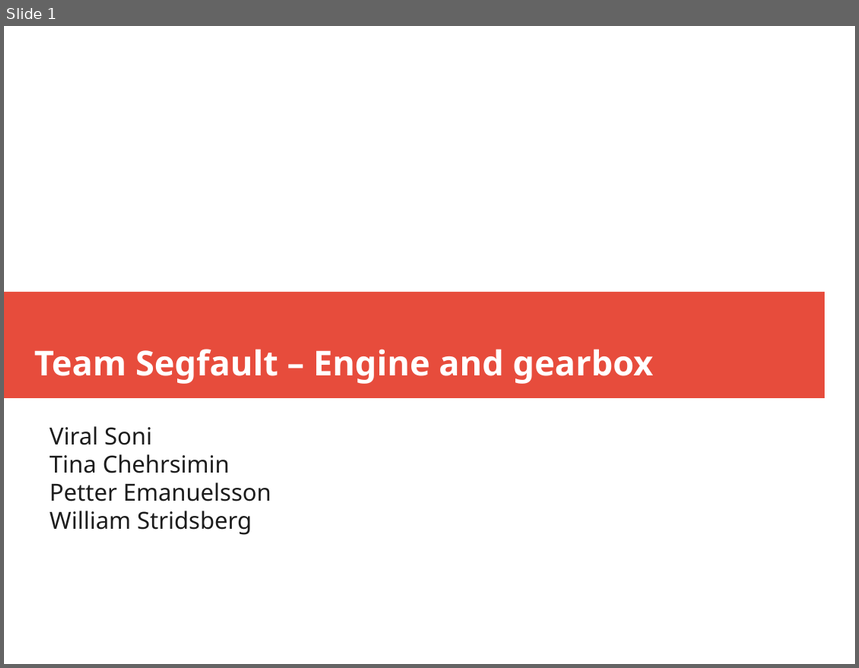
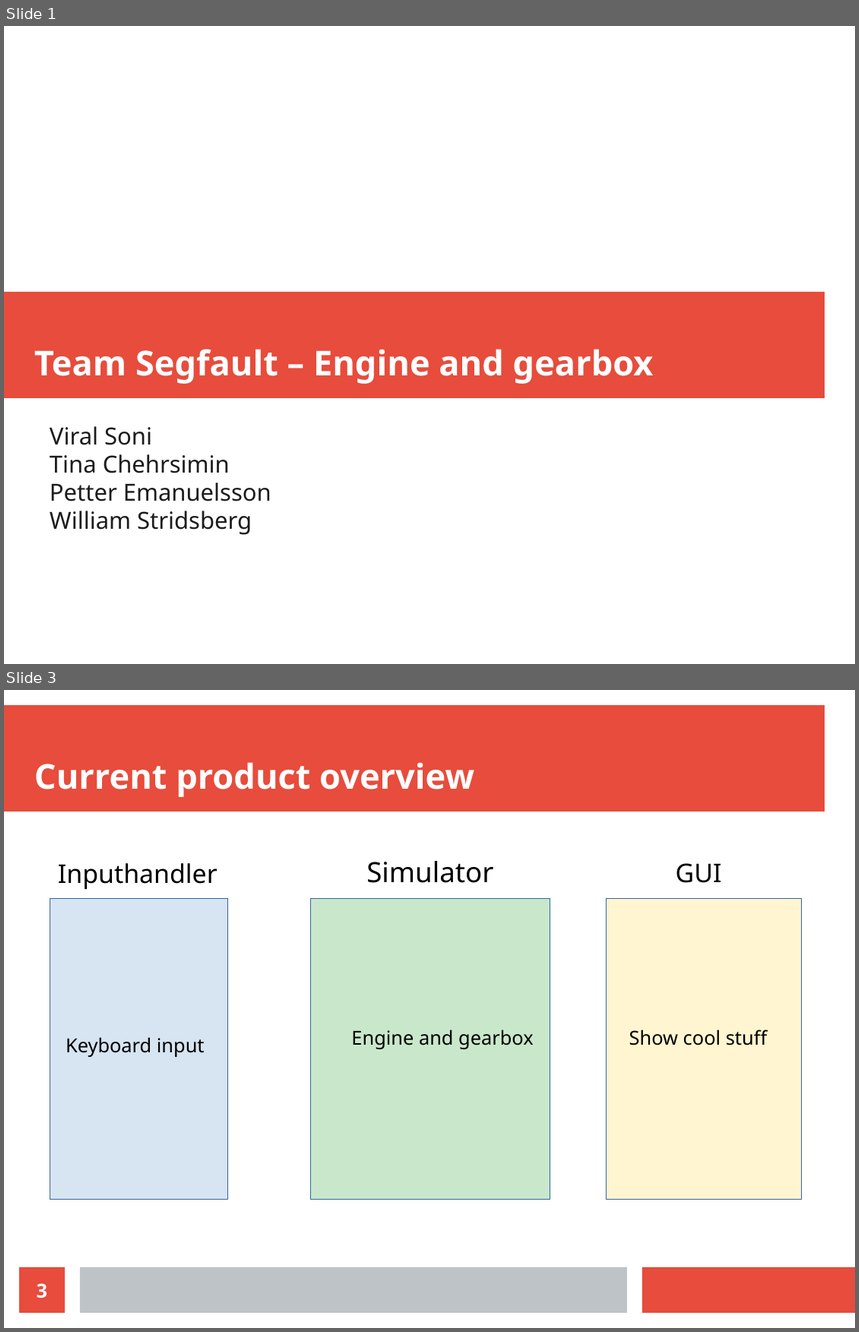
Before and after one commit to pepema/EGsim, a slide deck: Demo presentation.odp. Shown one above the other, each under a label of ours: slide 1 before the commit, slides 1 and 3 after it; the slides between them are not shown. The pictures are 859x668 and 859x1332 pixels, drawn with LibreOffice and Linux fonts; fonts in the diff are those of the drawing. Boxes give left, top, right and bottom in pixels: in the first picture for what was removed or moved away, otherwise in the second. Text is boxed around its words. In the diff, an @@ line names an element or a change of style, - is before the commit and + after.

```diff
--- a/Demo presentation.odp
+++ b/Demo presentation.odp
@@ slide 3 added at (x1=4, y1=690, x2=855, y2=1328), background #FFFFFF @@
@@ rectangle added at (x1=4, y1=705, x2=825, y2=812), fill #E74C3C @@
@@ title added at (x1=34, y1=762, x2=474, y2=797), 32 pt, text #FFFFFF, bold @@
+Current product overview
@@ text added at (x1=58, y1=863, x2=218, y2=889), 24 pt, text #000000 @@
+Inputhandler
@@ text added at (x1=367, y1=861, x2=493, y2=883), 26 pt, text #000000 @@
+Simulator
@@ text added at (x1=676, y1=863, x2=722, y2=883), 24 pt, text #000000 @@
+GUI
@@ rectangle added at (x1=50, y1=898, x2=228, y2=1200), fill #729FCF at 28% opacity, outline #3465A4 0 pt @@
@@ rectangle added at (x1=310, y1=898, x2=550, y2=1200), fill #3FAF46 at 28% opacity, outline #3465A4 0 pt @@
@@ rectangle added at (x1=607, y1=898, x2=802, y2=1200), fill #FFDE59 at 28% opacity, outline #3465A4 0 pt @@
@@ text added at (x1=351, y1=1030, x2=534, y2=1049), 18 pt, text #000000 @@
+Engine and gearbox
@@ text added at (x1=629, y1=1030, x2=767, y2=1046), 18 pt, text #000000 @@
+Show cool stuff
@@ text added at (x1=66, y1=1037, x2=205, y2=1057), 18 pt, text #000000 @@
+Keyboard input
@@ page number added at (x1=19, y1=1268, x2=65, y2=1313), fill #E74C3C, 18 pt, text #FFFFFF, bold @@
+3
@@ rectangle added at (x1=80, y1=1268, x2=627, y2=1313), fill #BDC3C7 @@
@@ rectangle added at (x1=643, y1=1268, x2=855, y2=1313), fill #E74C3C @@
```
Also in this commit, not shown: 1 slide changed, 1 slide removed.
